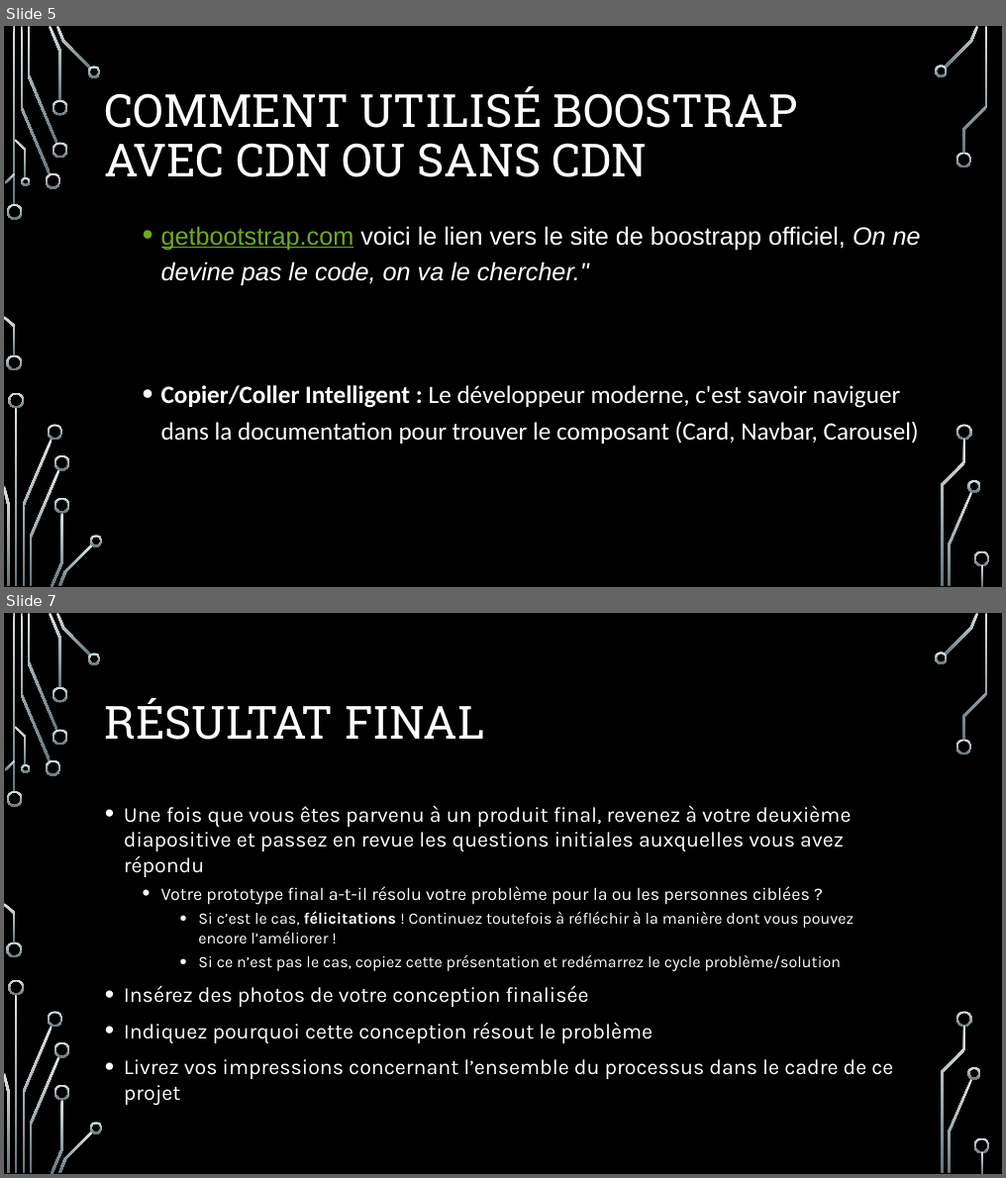
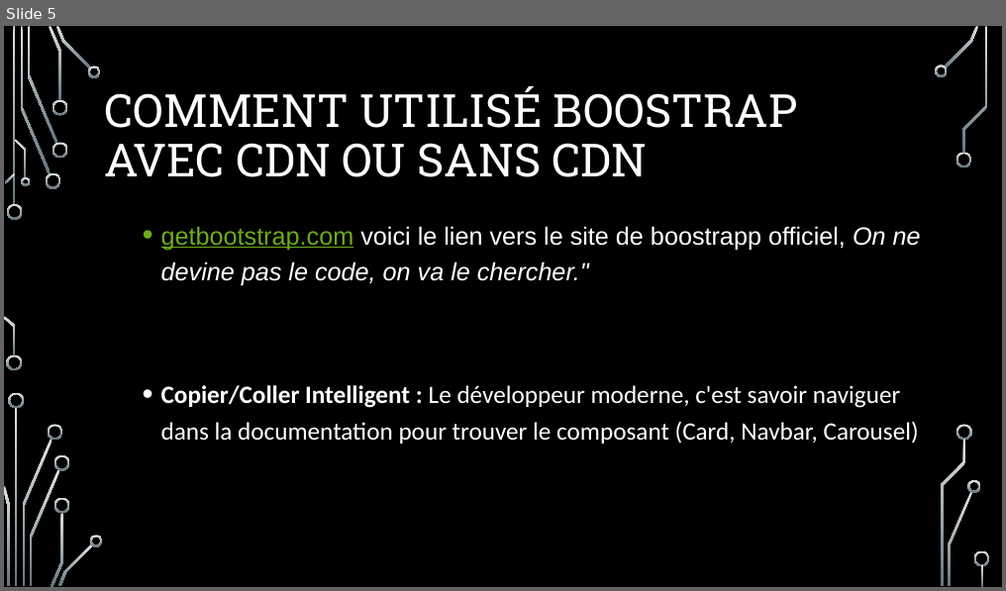
Before and after one commit to Reddy-Nzoloko/forumGaciApprendreBoostrap, a slide deck: GACI FORUM SUR L’APPRENTISSAGE DU frame work boostrap.pptx. Shown one above the other, each under a label of ours: slides 5 and 7 before the commit, slide 5 after it; the slides between them are not shown. The pictures are 1006x1178 and 1006x591 pixels, drawn with LibreOffice and Linux fonts; fonts in the diff are those of the drawing; background and template pictures are left out. Boxes give left, top, right and bottom in pixels: in the first picture for what was removed or moved away, otherwise in the second. Text is boxed around its words. In the diff, an @@ line names an element or a change of style, - is before the commit and + after.

```diff
--- a/GACI FORUM SUR L’APPRENTISSAGE DU frame work boostrap.pptx
+++ b/GACI FORUM SUR L’APPRENTISSAGE DU frame work boostrap.pptx
@@ slide 7 removed at (x1=4, y1=613, x2=1002, y2=1174), background picture (left out); not listed: 36 template elements that a slide beside it also shows @@
@@ title removed at (x1=105, y1=698, x2=484, y2=740) @@
-RÉSULTAT FINAL
@@ text removed at (x1=124, y1=805, x2=893, y2=1079) @@
-• Une fois que vous êtes parvenu à un produit final, revenez à votre deuxième diapositive et passez en revue les questions initiales auxquelles vous avez répondu
-  • Votre prototype final a-t-il résolu votre problème pour la ou les personnes ciblées ?
-    • Si c’est le cas, félicitations ! Continuez toutefois à réfléchir à la manière dont vous pouvez encore l’améliorer !
-    • Si ce n’est pas le cas, copiez cette présentation et redémarrez le cycle problème/solution
-• Insérez des photos de votre conception finalisée
-• Indiquez pourquoi cette conception résout le problème
-• Livrez vos impressions concernant l’ensemble du processus dans le cadre de ce projet
```
Also in this commit, not shown: 1 slide changed, 1 slide added.
